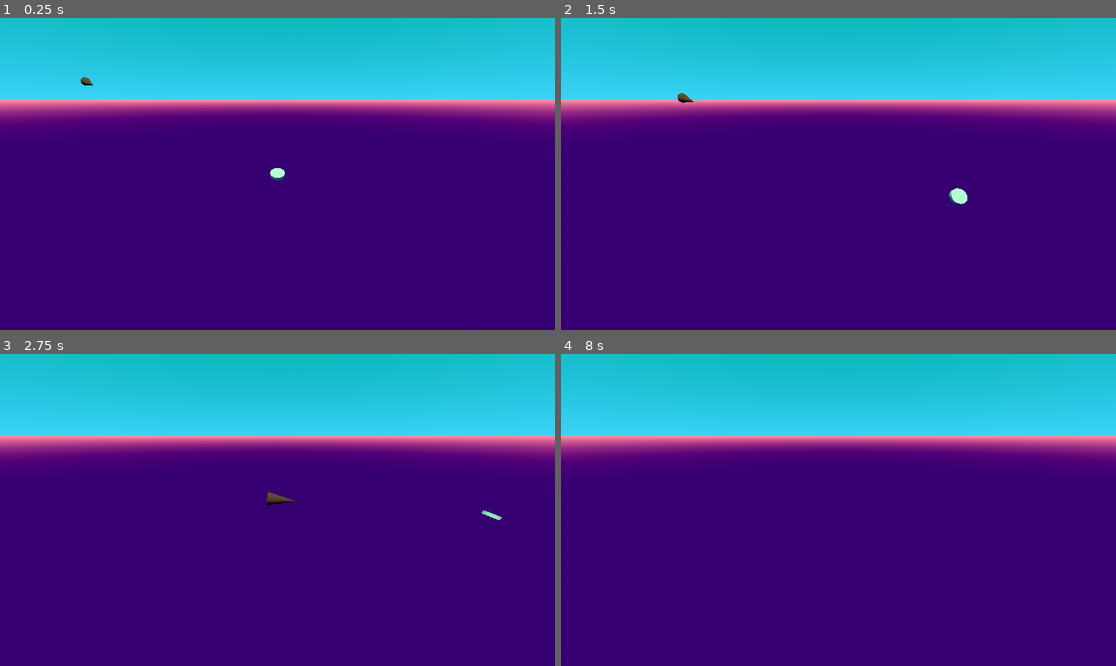
Above: before the commit, frames 1-4 (two rows, left to right).
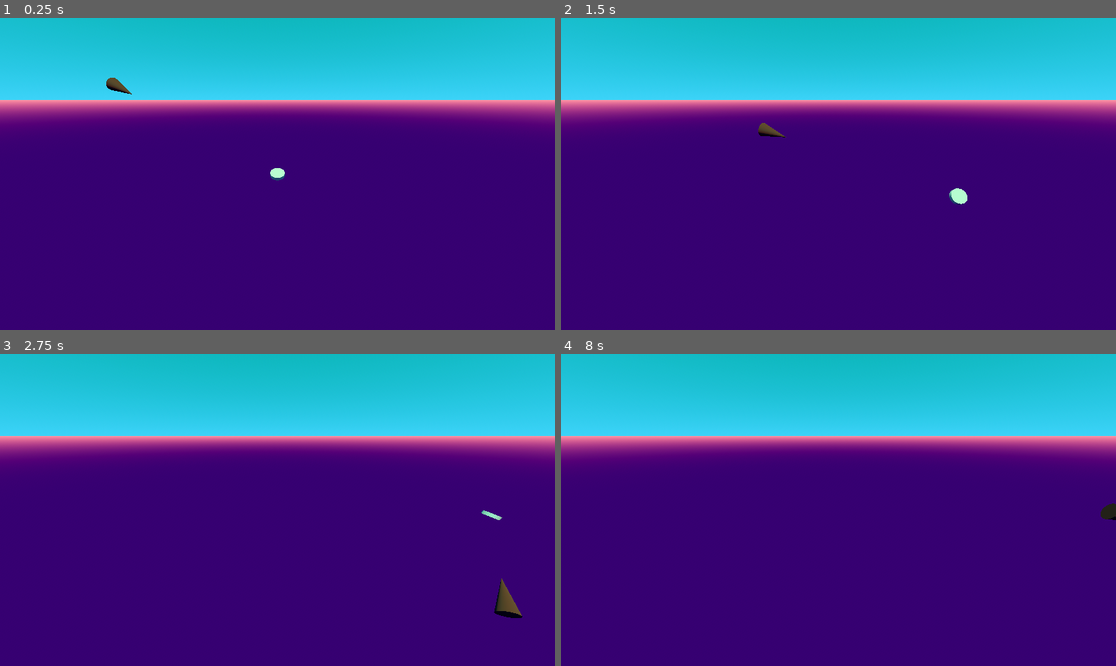
Above: after the commit, the same moments.

Repository: raffaelelauro/Sekiroguelite
Game: Godot game, scene res://main.tscn
The game is run twice, just before and just after one commit, with the same random seed, the same clock (stepped at 60 frames per second) and the same inputs.
Inputs (mouse positions are in pixels of both pictures, inside the frame that each line leads up to):
- Up to frame 1 (0.25 s): no input
- Up to frame 2 (1.5 s): move the mouse to (960, 158) at 0.52 s; hold D (Right) 0.53-1.28 s; tap Space (Parry, bound only after the commit) at 0.6 s; click (960, 158) at 0.8 s; move the mouse to (727, 189) at 1.27 s; hold S (Back) from 1.28 s (still down); click (727, 189) at 1.35 s
- Up to frame 3 (2.75 s): tap Space (Parry, bound only after the commit) at 1.55 s; move the mouse to (333, 441) at 2.02 s; release S (Back) at 2.03 s; hold D (Right) from 2.03 s (still down); hold W (Front) from 2.03 s (still down); click (333, 441) at 2.3 s
- Up to frame 4 (8 s): move the mouse to (810, 572) at 2.77 s; release W (Front) at 2.78 s; tap Space (Parry, bound only after the commit) at 2.85, 4.35, 6.05, 6.6, 7.55 s; move the mouse to (1005, 556) at 3.52 s; release D (Right) at 3.53 s; hold A (Left) 3.53-5.03 s; click (1005, 556) at 3.6 s; move the mouse to (672, 463) at 4.27 s; move the mouse to (866, 510) at 5.02 s; hold S (Back) 5.03-5.78 s; click (866, 510) at 5.1 s; move the mouse to (755, 432) at 5.77 s; hold D (Right) from 5.78 s (still down); tap W (Front) at 5.85 s; move the mouse to (960, 494) at 6.52 s; click (960, 494) at 6.8 s; tap Enter at 7.25 s; move the mouse to (727, 525) at 7.27 s; click (727, 525) at 7.35 s

The runs differ from the first frame. In frame 1, 0.2% of the frame differs, in the area x 14-24%, y 18-25%; in frame 2, 0.2%; in frame 3, 0.4%, in the area x 48-95%, y 44-85%; in frame 4, 0.1%.

Commit message:
Exported ParryArea as a separate scene

Diff:
--- a/main.tscn
+++ b/main.tscn
@@ -36,5 +36,5 @@
 [node name="Player" parent="." instance=ExtResource("1_ig7tw")]
 
 [node name="Enemy" parent="." node_paths=PackedStringArray("target") instance=ExtResource("2_0xm2m")]
-transform = Transform3D(-0.858477, 0, 0.512852, 0, 1, 0, -0.512852, 0, -0.858477, 16.24, -2.38419e-07, -23.8431)
+transform = Transform3D(1, 0, 0, 0, 1, 0, 0, 0, 1, 6.29494, 3.39736, -12.5397)
 target = NodePath("../Player")
--- /dev/null
+++ b/parry_area.gd
@@ -0,0 +1,21 @@
+extends Area3D
+
+class_name ParryArea
+
+@export var initial_parry_radius: float = 2.0
+@onready var collision_sphere: CollisionShape3D = $CollisionShape3D
+var sphere: SphereShape3D
+
+func _ready() -> void:
+	# Init Sphere
+	sphere = SphereShape3D.new()
+	sphere.set_radius(initial_parry_radius)
+
+	# Init collision sphere
+	if collision_sphere != null:
+		collision_sphere.set_shape(sphere)
+	else:
+		print("Parry Area has no collision sphere instantiated")
+
+func set_parry_radius(radius: float) ->void :
+	sphere.set_radius(radius)
--- /dev/null
+++ b/parry_area.tscn
@@ -0,0 +1,14 @@
+[gd_scene load_steps=3 format=3 uid="uid://1xqp6xrderhq"]
+
+[ext_resource type="Script" uid="uid://0d18fp4krjgp" path="res://parry_area.gd" id="1_s5wk8"]
+
+[sub_resource type="SphereShape3D" id="SphereShape3D_4flbx"]
+radius = 2.0
+
+[node name="ParryArea3D" type="Area3D"]
+collision_layer = 0
+collision_mask = 4
+script = ExtResource("1_s5wk8")
+
+[node name="CollisionShape3D" type="CollisionShape3D" parent="."]
+shape = SubResource("SphereShape3D_4flbx")
--- a/player.gd
+++ b/player.gd
@@ -2,14 +2,21 @@
 
 @export var move_speed: float = 10.0
 @export var rotation_angle: float = PI / 8.0
+@export var parry_radius: float = 2.0
+
+@onready var parry_area: ParryArea = $ParryArea3D
 
 var base_rotation: Vector3 = Vector3.ZERO
 var target: Enemy = null
 
 # Called when the node enters the scene tree for the first time.
 func _ready() -> void:
+	# Setup
 	base_rotation = rotation;
-	pass # Replace with function body.
+
+	# Setup parry area
+	if parry_area != null:
+		parry_area.set_parry_radius(parry_radius)
 
 func _process(delta: float) -> void:
 
@@ -48,8 +55,6 @@
 		print('NEW TARGET')
 		target = body
 
-
-
 func _on_parry_area_3d_body_exited(body:Node3D) -> void:
 	print('PARRIABLE LEFT')
 	if target == body :
--- a/player.tscn
+++ b/player.tscn
@@ -1,15 +1,12 @@
 [gd_scene load_steps=5 format=3 uid="uid://durulyhj2ovs7"]
 
 [ext_resource type="Script" uid="uid://diuhrux61quqw" path="res://player.gd" id="1_4flbx"]
+[ext_resource type="PackedScene" uid="uid://1xqp6xrderhq" path="res://parry_area.tscn" id="2_onrkg"]
+
+[sub_resource type="CylinderShape3D" id="CylinderShape3D_4flbx"]
+height = 0.24
 
 [sub_resource type="CylinderMesh" id="CylinderMesh_4flbx"]
-
-[sub_resource type="CylinderShape3D" id="CylinderShape3D_4flbx"]
-height = 0.596413
-radius = 0.661133
-
-[sub_resource type="SphereShape3D" id="SphereShape3D_4flbx"]
-radius = 2.0267
 
 [node name="Player" type="RigidBody3D"]
 collision_layer = 2
@@ -19,20 +16,16 @@
 max_contacts_reported = 1
 script = ExtResource("1_4flbx")
 
-[node name="MeshInstance3D" type="MeshInstance3D" parent="."]
-transform = Transform3D(1, 0, 0, 0, 0.12, 0, 0, 0, 1, 0, 0, 0)
-mesh = SubResource("CylinderMesh_4flbx")
-
 [node name="CollisionShape3D" type="CollisionShape3D" parent="."]
 transform = Transform3D(1, 0, 0, 0, 1, 0, 0, 0, 1, 0, 0.00271222, 0)
 shape = SubResource("CylinderShape3D_4flbx")
 
-[node name="ParryArea3D" type="Area3D" parent="."]
-collision_layer = 0
-collision_mask = 4
+[node name="MeshInstance3D" type="MeshInstance3D" parent="CollisionShape3D"]
+transform = Transform3D(1, 0, 0, 0, 0.12, 0, 0, 0, 1, 0, -0.00271222, 0)
+mesh = SubResource("CylinderMesh_4flbx")
+skeleton = NodePath("../..")
 
-[node name="ParryCollisionShape3D" type="CollisionShape3D" parent="ParryArea3D"]
-shape = SubResource("SphereShape3D_4flbx")
+[node name="ParryArea3D" parent="." instance=ExtResource("2_onrkg")]
 
 [connection signal="body_entered" from="." to="." method="_on_body_entered"]
 [connection signal="body_entered" from="ParryArea3D" to="." method="_on_parry_area_3d_body_entered"]
--- a/project.godot
+++ b/project.godot
@@ -51,7 +51,7 @@
 }
 Parry={
 "deadzone": 0.2,
-"events": [Object(InputEventMouseButton,"resource_local_to_scene":false,"resource_name":"","device":-1,"window_id":0,"alt_pressed":false,"shift_pressed":false,"ctrl_pressed":false,"meta_pressed":false,"button_mask":1,"position":Vector2(129, 17),"global_position":Vector2(138, 65),"factor":1.0,"button_index":1,"canceled":false,"pressed":true,"double_click":false,"script":null)
+"events": [Object(InputEventKey,"resource_local_to_scene":false,"resource_name":"","device":-1,"window_id":0,"alt_pressed":false,"shift_pressed":false,"ctrl_pressed":false,"meta_pressed":false,"pressed":false,"keycode":32,"physical_keycode":0,"key_label":0,"unicode":32,"location":0,"echo":false,"script":null)
 ]
 }
 
